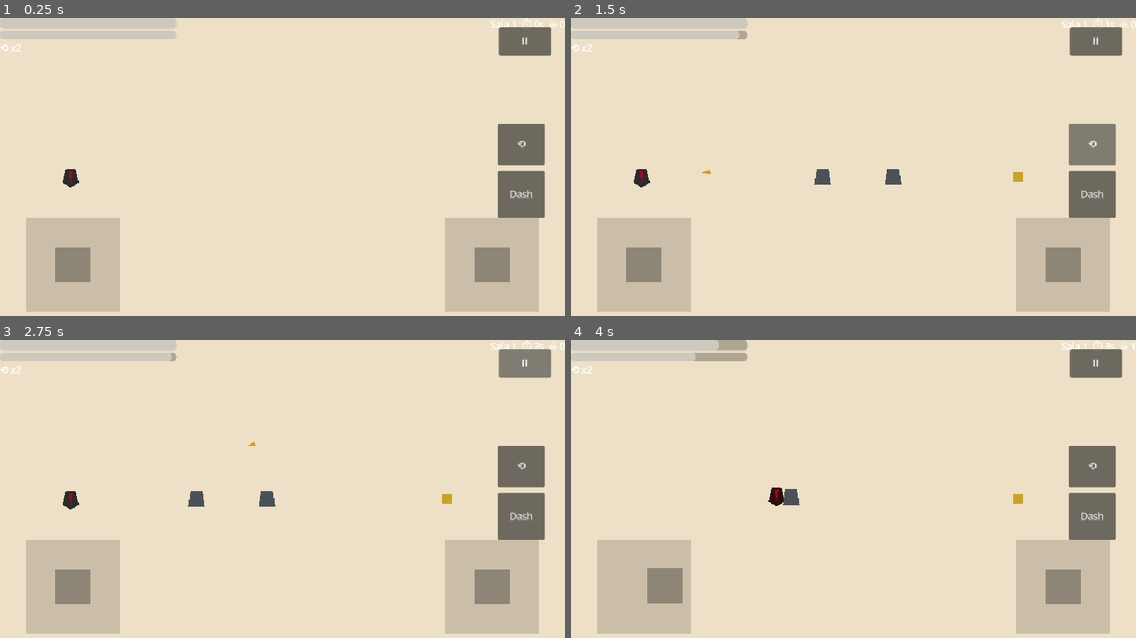
Above: before the commit, frames 1-4 (two rows, left to right).
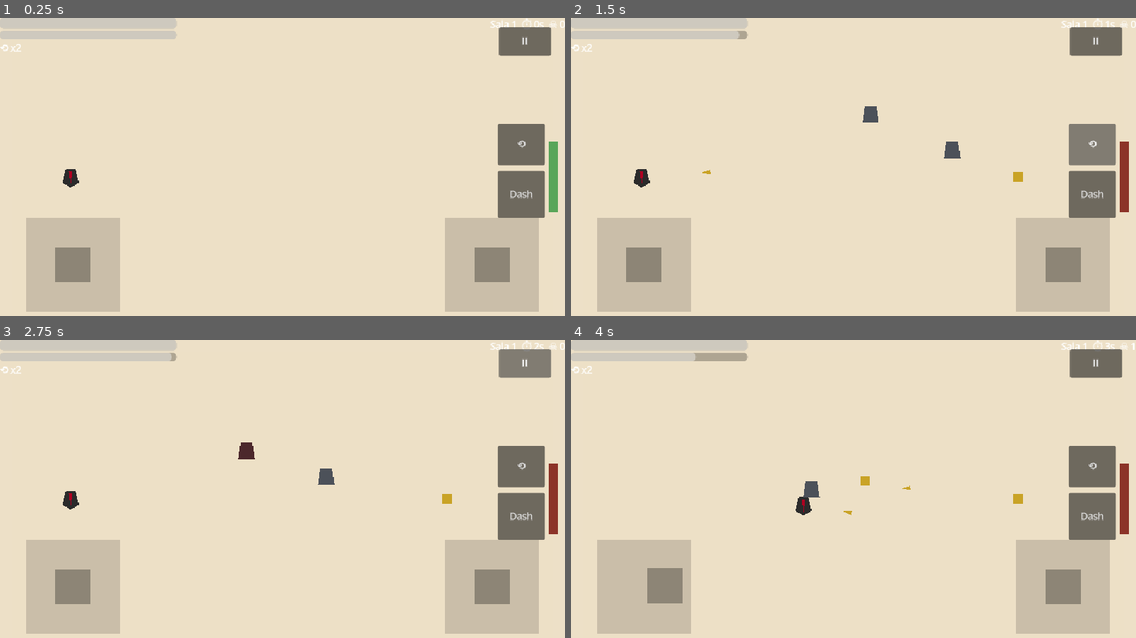
Above: after the commit, the same moments.

Repository: alex0593/Cuerda_y_Tijeras
Game: Godot game, scene res://gameplay/main/game.tscn
The game is run twice, just before and just after one commit, with the same random seed, the same clock (stepped at 60 frames per second) and the same inputs.
Inputs (mouse positions are in pixels of both pictures, inside the frame that each line leads up to):
- Up to frame 1 (0.25 s): no input
- Up to frame 2 (1.5 s): click "Dash" at 0.5 s; click "⟲" at 1.25 s
- Up to frame 3 (2.75 s): click "Ⅱ" at 2 s
- Up to frame 4 (4 s): move the mouse to (977, 483) at 2.77 s; press the mouse at (977, 483) at 2.78 s; hold D (move_right) 2.78-3.5 s; tap Space (dash) at 2.85 s; release the mouse at (977, 483) at 3.5 s; drag from (740, 515) to (1017, 497) at 3.52 s

The runs differ from the first frame. In frame 1, 0.4% of the frame differs, in the area x 97-99%, y 41-66%; in frame 2, 0.9%; in frame 3, 0.9%; in frame 4, 1.1%, in the area x 25-99%, y 0-66%.

Commit message:
H1: add room exits, cover, telegraphs and deterministic drops

Diff:
--- a/core/room_generator.gd
+++ b/core/room_generator.gd
@@ -20,6 +20,12 @@
 	for i in VERTICAL_SLICE_FLOW.size():
 		var kind: String = VERTICAL_SLICE_FLOW[i]
 		rooms.append(_make_room(rng, i, kind))
+	for i in rooms.size():
+		var room: Dictionary = rooms[i]
+		room["connections"] = [i + 1] if i < rooms.size() - 1 else []
+		room["entry_safe"] = true
+		room["exit_position"] = Vector2(920, 270)
+		rooms[i] = room
 	return {"seed": p_seed, "version": GENERATOR_VERSION, "rooms": rooms}
 
 func _make_room(rng: RandomNumberGenerator, index: int, kind: String) -> Dictionary:
@@ -57,18 +63,30 @@
 		guard += 1
 		var e: String = pool[rng.randi_range(0, pool.size() - 1)]
 		var cost: int = ENEMY_COST.get(e, 1)
-		if spent + cost <= budget + 1:
+		if spent + cost <= budget:
 			out.append(e)
 			spent += cost
 	if out.is_empty():
 		out.append("tin_soldier")
 	return out
 
+func enemy_budget(room: Dictionary) -> int:
+	var total := 0
+	for enemy_id in (room.get("enemies", []) as Array):
+		total += int(ENEMY_COST.get(enemy_id, 1))
+	return total
+
 func validate_room(room: Dictionary) -> Array[String]:
 	var errors: Array[String] = []
-	if not room.has("kind") or not room.has("enemies"):
-		errors.append("room missing kind/enemies")
+	if not room.has("kind") or not room.has("enemies") or not room.has("template"):
+		errors.append("room missing kind/template/enemies")
 	# Regla doc 07: la entrada es segura, sin proyectil inicial sin aviso.
-	if room.get("kind") == "start" and not (room.get("enemies") as Array).is_empty():
+	if room.get("kind") == "start" and not (room.get("enemies", []) as Array).is_empty():
 		errors.append("start room must have no enemies")
+	if not room.has("seed") or not room.has("connections"):
+		errors.append("room missing seed/connections")
+	if room.get("kind") == "combat" and enemy_budget(room) > 2:
+		errors.append("combat room exceeds difficulty budget")
+	if room.get("kind") == "risk" and enemy_budget(room) > 3:
+		errors.append("risk room exceeds difficulty budget")
 	return errors
--- a/gameplay/enemies/base_enemy.gd
+++ b/gameplay/enemies/base_enemy.gd
@@ -9,12 +9,15 @@
 
 var hp := 20.0
 var weak_point_exposed := false
+var drop_rng_seed := 0
+var _drop_rng := RandomNumberGenerator.new()
 var _bind_left := 0.0
 var _flash := 0.0
 var _telegraph := 0.0
 
 func _ready() -> void:
 	add_to_group("enemy")
+	_drop_rng.seed = drop_rng_seed
 	hp = max_hp
 
 func _physics_process(delta: float) -> void:
@@ -52,7 +55,7 @@
 	queue_free()
 
 func _drop() -> void:
-	var roll := randf()
+	var roll := _drop_rng.randf()
 	if roll < 0.25:
 		var pk := preload("res://gameplay/pickups/pickup.tscn").instantiate()
 		get_parent().add_child(pk)
--- a/gameplay/enemies/music_box.tscn
+++ b/gameplay/enemies/music_box.tscn
@@ -20,3 +20,10 @@
 [node name="Core" type="Polygon2D" parent="."]
 polygon = PackedVector2Array(-6, -6, 6, -6, 6, 6, -6, 6)
 color = Color(0.79, 0.64, 0.15, 1)
+
+[node name="Telegraph" type="Line2D" parent="."]
+visible = false
+z_index = 2
+points = PackedVector2Array(24, 0, 17, 17, 0, 24, -17, 17, -24, 0, -17, -17, 0, -24, 17, -17, 24, 0)
+width = 3.0
+default_color = Color(0.79, 0.64, 0.15, 0.75)
--- a/gameplay/enemies/music_box_enemy.gd
+++ b/gameplay/enemies/music_box_enemy.gd
@@ -2,6 +2,8 @@
 extends "res://gameplay/enemies/base_enemy.gd"
 
 var _timer := 1.0
+var _warning := 0.0
+@onready var telegraph: Line2D = $Telegraph
 
 func _ready() -> void:
 	super._ready()
@@ -12,10 +14,17 @@
 
 func _tick(delta: float) -> void:
 	velocity = Vector2.ZERO
+	if _warning > 0.0:
+		_warning -= delta
+		if _warning <= 0.0:
+			telegraph.visible = false
+			_fire_ring()
+		return
 	_timer -= delta
 	if _timer <= 0.0:
 		_timer = 2.2
-		_fire_ring()
+		_warning = 0.35
+		telegraph.visible = true
 
 func _fire_ring() -> void:
 	for i in 8:
--- a/gameplay/enemies/tin_soldier.gd
+++ b/gameplay/enemies/tin_soldier.gd
@@ -3,6 +3,7 @@
 
 var _state := "chase"
 var _timer := 0.0
+@onready var telegraph: Line2D = $Telegraph
 
 func _ready() -> void:
 	super._ready()
@@ -19,18 +20,22 @@
 	_timer -= delta
 	match _state:
 		"chase":
+			telegraph.visible = false
 			velocity = to.normalized() * move_speed
 			if to.length() < 180.0 and _timer <= 0.0:
 				_state = "telegraph"
 				_timer = 0.5 # aviso legible (doc 04)
 				velocity = Vector2.ZERO
 		"telegraph":
+			telegraph.visible = true
+			telegraph.rotation = to.angle()
 			velocity = Vector2.ZERO
 			modulate = Color(1, 0.85, 0.3)
 			if _timer <= 0.0:
 				_state = "charge"
 				_timer = 0.45
 		"charge":
+			telegraph.visible = false
 			velocity = to.normalized() * 260.0
 			if _timer <= 0.0:
 				_state = "chase"
--- a/gameplay/enemies/tin_soldier.tscn
+++ b/gameplay/enemies/tin_soldier.tscn
@@ -19,3 +19,10 @@
 [node name="Body" type="Polygon2D" parent="."]
 polygon = PackedVector2Array(-14, 14, -10, -14, 10, -14, 14, 14)
 color = Color(0.3, 0.32, 0.35, 1)
+
+[node name="Telegraph" type="Line2D" parent="."]
+visible = false
+z_index = 2
+points = PackedVector2Array(0, 0, 0, 100)
+width = 4.0
+default_color = Color(1, 0.75, 0.2, 0.75)
--- a/gameplay/main/game.gd
+++ b/gameplay/main/game.gd
@@ -25,12 +25,15 @@
 	flow = RoomGenerator.generate_run(p_seed)
 	room_index = 0
 	($End as CanvasLayer).visible = false
+	$PauseOverlay.visible = false
 	_spawn_current()
 
 func _spawn_current() -> void:
 	if is_instance_valid(current_room):
 		if current_room.cleared.is_connected(_on_room_cleared):
 			current_room.cleared.disconnect(_on_room_cleared)
+		if current_room.exit_reached.is_connected(_on_room_exit):
+			current_room.exit_reached.disconnect(_on_room_exit)
 		current_room.free()
 	_transitioning = false
 	var data: Dictionary = (flow["rooms"] as Array)[room_index]
@@ -38,6 +41,7 @@
 	# Configurar y conectar antes de add_child: _ready() se ejecuta al entrar al árbol.
 	room.setup(data)
 	room.cleared.connect(_on_room_cleared)
+	room.exit_reached.connect(_on_room_exit)
 	current_room = room
 	add_child(room)
 	move_child(room, 0)
@@ -60,10 +64,30 @@
 func _on_room_cleared() -> void:
 	if not GameState.is_running or _transitioning:
 		return
+	GameState.rooms_visited += 1
+	SaveService.save_run()
+	if _room_requires_exit():
+		# Las salas de combate esperan a que la jugadora llegue a la puerta.
+		return
+	_advance_to_next_room()
+
+func _on_room_exit() -> void:
+	if not GameState.is_running or _transitioning:
+		return
+	_advance_to_next_room()
+
+func _room_requires_exit() -> bool:
+	if not is_instance_valid(current_room):
+		return false
+	var kind := String(current_room.kind)
+	var reward := String(current_room.room_data.get("reward", ""))
+	return kind in ["combat", "risk", "boss"] or reward != ""
+
+func _advance_to_next_room() -> void:
+	if _transitioning:
+		return
 	_transitioning = true
 	var serial := _run_serial
-	GameState.rooms_visited += 1
-	SaveService.save_run()
 	await get_tree().create_timer(0.8).timeout
 	if serial != _run_serial or not GameState.is_running:
 		_transitioning = false
@@ -77,6 +101,7 @@
 
 func _on_run_ended(victory: bool) -> void:
 	get_tree().paused = true
+	$PauseOverlay.visible = false
 	SaveService.profile.runs = int(SaveService.profile.get("runs", 0)) + 1
 	if victory:
 		var best := float(SaveService.profile.get("best_time", 0.0))
@@ -96,3 +121,4 @@
 		return
 	if Input.is_action_just_pressed("pause") and not ($End as CanvasLayer).visible:
 		get_tree().paused = not get_tree().paused
+		$PauseOverlay.visible = get_tree().paused
--- a/gameplay/main/game.tscn
+++ b/gameplay/main/game.tscn
@@ -15,6 +15,24 @@
 [node name="HUD" parent="." instance=ExtResource("2")]
 
 [node name="TouchControls" parent="." instance=ExtResource("3")]
+
+[node name="PauseOverlay" type="CanvasLayer" parent="."]
+visible = false
+
+[node name="Label" type="Label" parent="PauseOverlay"]
+mouse_filter = 2
+anchors_preset = 8
+anchor_left = 0.5
+anchor_top = 0.5
+anchor_right = 0.5
+anchor_bottom = 0.5
+offset_left = -160.0
+offset_top = -50.0
+offset_right = 160.0
+offset_bottom = 50.0
+horizontal_alignment = 1
+vertical_alignment = 1
+text = "PAUSA\nToca Ⅱ o pulsa Esc"
 
 [node name="End" type="CanvasLayer" parent="."]
 visible = false
--- a/gameplay/player/lela.gd
+++ b/gameplay/player/lela.gd
@@ -33,6 +33,10 @@
 
 func _ready() -> void:
 	add_to_group("player")
+	GameState.item_added.connect(_on_item_added)
+	_apply_items()
+
+func _on_item_added(_item_id: String) -> void:
 	_apply_items()
 
 func _apply_items() -> void:
--- a/gameplay/rooms/room.gd
+++ b/gameplay/rooms/room.gd
@@ -2,12 +2,19 @@
 extends Node2D
 
 signal cleared
+signal exit_reached
 
 @export var kind := "combat"
+@export var template := "open"
 var enemies_to_spawn: Array = []
 var spawned: Array = []
 var is_cleared := false
 var room_data: Dictionary = {}
+var room_seed := 0
+var rng := RandomNumberGenerator.new()
+var door_body: StaticBody2D = null
+var door_visual: Polygon2D = null
+var exit_area: Area2D = null
 var _ready_done := false
 
 func setup(room: Dictionary) -> void:
@@ -16,11 +23,16 @@
 		return
 	room_data = room.duplicate(true)
 	kind = String(room.get("kind", "combat"))
+	template = String(room.get("template", "open"))
+	room_seed = int(room.get("seed", 0))
+	rng.seed = room_seed if room_seed != 0 else int(Time.get_ticks_usec())
 	enemies_to_spawn = (room.get("enemies", []) as Array).duplicate()
 
 func _ready() -> void:
 	_ready_done = true
 	_spawn_walls()
+	_spawn_cover()
+	_spawn_exit()
 	_spawn_player()
 	_spawn_enemies()
 
@@ -34,25 +46,79 @@
 
 func _spawn_walls() -> void:
 	# Sala 880x460 con muros simples. Entrada segura a la izquierda.
-	var size := Vector2(880, 460)
 	for data in [
 		[Vector2(480, -10), Vector2(960, 20)], [Vector2(480, 550), Vector2(960, 20)],
 		[Vector2(-10, 270), Vector2(20, 560)], [Vector2(970, 270), Vector2(20, 560)],
 	]:
-		var w := StaticBody2D.new()
-		w.collision_layer = 32
-		w.collision_mask = 7
-		var c := CollisionShape2D.new()
-		var r := RectangleShape2D.new()
-		r.size = data[1]
-		c.shape = r
-		w.position = data[0]
-		add_child(w)
-		var v := Polygon2D.new()
-		var hs: Vector2 = data[1] * 0.5
-		v.polygon = PackedVector2Array([-hs, Vector2(hs.x, -hs.y), hs, Vector2(-hs.x, hs.y)])
-		v.color = Color(0.35, 0.30, 0.25)
-		w.add_child(v)
+		_spawn_static_box(data[0], data[1], Color(0.35, 0.30, 0.25))
+
+func _spawn_cover() -> void:
+	var obstacles: Array = []
+	match template:
+		"cross":
+			obstacles = [
+				[Vector2(430, 175), Vector2(170, 24)],
+				[Vector2(430, 365), Vector2(170, 24)],
+				[Vector2(350, 270), Vector2(24, 150)],
+				[Vector2(510, 270), Vector2(24, 150)],
+			]
+		"pillar":
+			obstacles = [
+				[Vector2(400, 150), Vector2(56, 56)],
+				[Vector2(580, 150), Vector2(56, 56)],
+				[Vector2(400, 390), Vector2(56, 56)],
+				[Vector2(580, 390), Vector2(56, 56)],
+			]
+	for data in obstacles:
+		_spawn_static_box(data[0], data[1], Color(0.43, 0.36, 0.30))
+
+func _spawn_static_box(position: Vector2, box_size: Vector2, color: Color) -> StaticBody2D:
+	var body := StaticBody2D.new()
+	body.collision_layer = 32
+	body.collision_mask = 7
+	var collision := CollisionShape2D.new()
+	var rectangle := RectangleShape2D.new()
+	rectangle.size = box_size
+	collision.shape = rectangle
+	body.position = position
+	add_child(body)
+	body.add_child(collision)
+	var visual := Polygon2D.new()
+	var half := box_size * 0.5
+	visual.polygon = PackedVector2Array([-half, Vector2(half.x, -half.y), half, Vector2(-half.x, half.y)])
+	visual.color = color
+	body.add_child(visual)
+	return body
+
+func _spawn_exit() -> void:
+	door_body = StaticBody2D.new()
+	door_body.collision_layer = 32
+	door_body.collision_mask = 7
+	door_body.position = Vector2(940, 270)
+	var collision := CollisionShape2D.new()
+	var rectangle := RectangleShape2D.new()
+	rectangle.size = Vector2(20, 120)
+	collision.shape = rectangle
+	door_body.add_child(collision)
+	add_child(door_body)
+	door_visual = Polygon2D.new()
+	door_visual.polygon = PackedVector2Array([
+		Vector2(-8, -60), Vector2(8, -60), Vector2(8, 60), Vector2(-8, 60)
+	])
+	door_visual.color = Color(0.55, 0.20, 0.16)
+	door_body.add_child(door_visual)
+	exit_area = Area2D.new()
+	exit_area.collision_layer = 0
+	exit_area.collision_mask = 1
+	exit_area.monitoring = false
+	exit_area.position = Vector2(900, 270)
+	var exit_collision := CollisionShape2D.new()
+	var exit_shape := CircleShape2D.new()
+	exit_shape.radius = 42.0
+	exit_collision.shape = exit_shape
+	exit_area.add_child(exit_collision)
+	exit_area.body_entered.connect(_on_exit_body_entered)
+	add_child(exit_area)
 
 func _spawn_player() -> void:
 	var lela := preload("res://gameplay/player/lela.tscn").instantiate()
@@ -60,24 +126,51 @@
 	lela.position = Vector2(120, 270)
 
 func _spawn_enemies() -> void:
-	var x := 480.0
-	for eid in enemies_to_spawn:
+	var points: Array[Vector2] = [
+		Vector2(560, 150), Vector2(700, 220), Vector2(590, 390), Vector2(790, 350)
+	]
+	if kind == "boss":
+		points = [Vector2(720, 270)]
+	for i in enemies_to_spawn.size():
+		var eid := String(enemies_to_spawn[i])
 		var e: Node2D = null
-		match String(eid):
+		match eid:
 			"tin_soldier":
 				e = preload("res://gameplay/enemies/tin_soldier.tscn").instantiate()
 			"music_box":
 				e = preload("res://gameplay/enemies/music_box.tscn").instantiate()
 			"caja_cero":
 				e = preload("res://gameplay/enemies/boss_caja_cero.tscn").instantiate()
-		if e:
-			add_child(e)
-			e.position = Vector2(x, 270)
-			spawned.append(e)
-			x += 120.0
+		if e == null:
+			continue
+		e.set("drop_rng_seed", room_seed + i * 7919)
+		add_child(e)
+		e.position = points[i % points.size()]
+		spawned.append(e)
+
+func _on_exit_body_entered(body: Node) -> void:
+	if is_cleared and body.is_in_group("player"):
+		exit_reached.emit()
+
+func _open_exit() -> void:
+	if is_instance_valid(door_body):
+		var collision := door_body.get_node_or_null("CollisionShape2D") as CollisionShape2D
+		if collision:
+			collision.set_deferred("disabled", true)
+	if is_instance_valid(door_visual):
+		door_visual.color = Color(0.35, 0.65, 0.35)
+	if is_instance_valid(exit_area):
+		exit_area.monitoring = true
+		var player := get_tree().get_first_node_in_group("player") as Node2D
+		if player and global_position.distance_to(player.global_position) < 60.0:
+			call_deferred("_emit_exit_reached")
+
+func _emit_exit_reached() -> void:
+	exit_reached.emit()
 
 func _mark_cleared() -> void:
 	if is_cleared or not GameState.is_running:
 		return
 	is_cleared = true
+	_open_exit()
 	cleared.emit()
--- a/ui/touch_controls.gd
+++ b/ui/touch_controls.gd
@@ -22,7 +22,7 @@
 @onready var restart_btn: Button = $Restart
 var _left_home := Vector2.ZERO
 var _right_home := Vector2.ZERO
-var _ui_touches := {} # touch index -> action ("dash"/"rewind")
+var _ui_touches := {} # touch index -> action (dash/rewind/pause/restart)
 
 func _ready() -> void:
 	add_to_group("touch")
